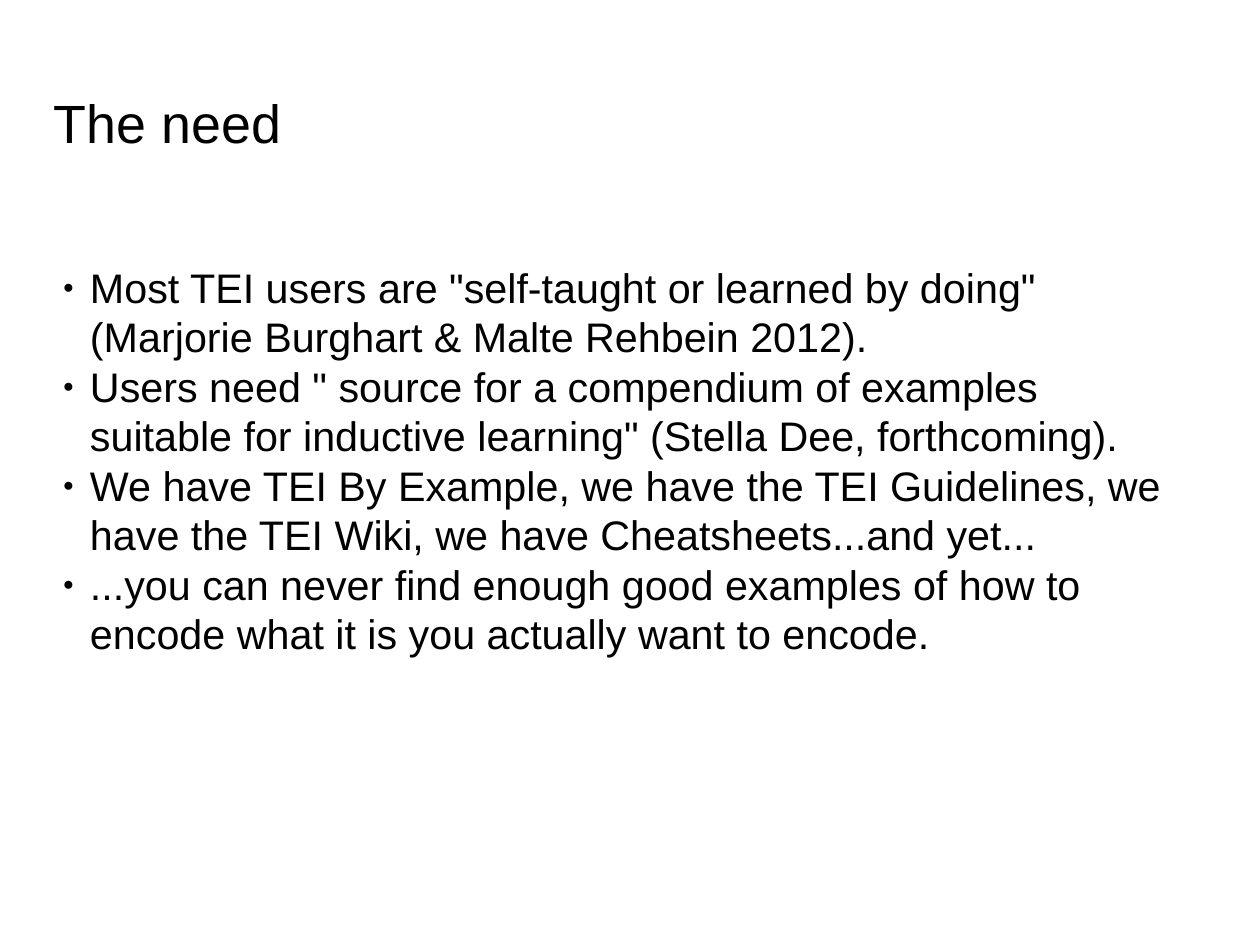
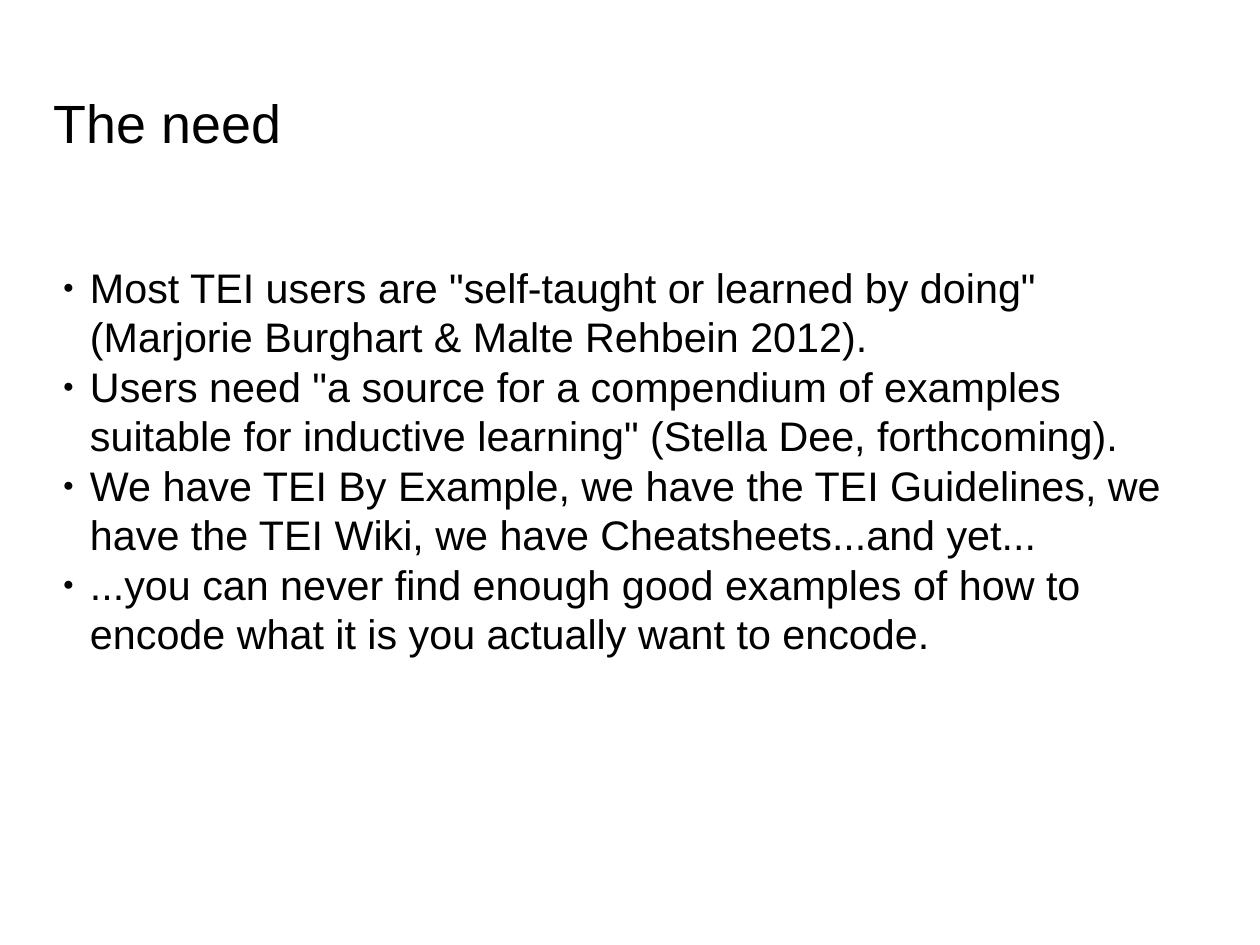
Before and after one commit to martindholmes/CodeSharing, a slide deck: slide 2 of presentations/codesharing_2014-10.pptx. Drawn at 1260x945 pixels with LibreOffice and Linux fonts; fonts in the diff are those of the drawing; background and template pictures are left out. Boxes give left, top, right and bottom in pixels: in the first picture for what was removed or moved away, otherwise in the second. Text is boxed around its words. In the diff, an @@ line names an element or a change of style, - is before the commit and + after.

```diff
--- a/presentations/codesharing_2014-10.pptx
+++ b/presentations/codesharing_2014-10.pptx
@@ text at box(90, 372, 1118, 459): text changed @@
-● Users need " source for a compendium of examples suitable for inductive learning" (Stella Dee, forthcoming).
+● Users need "a source for a compendium of examples suitable for inductive learning" (Stella Dee, forthcoming).
```
Also in this commit, not shown: 1 other slide changed, 2 other files.
